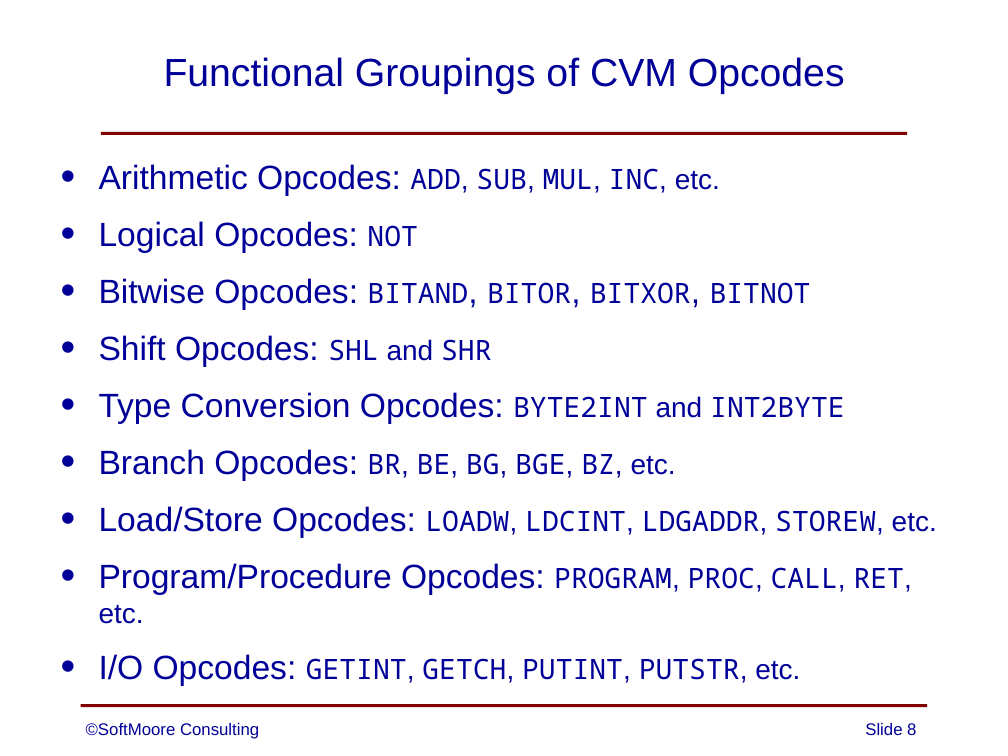
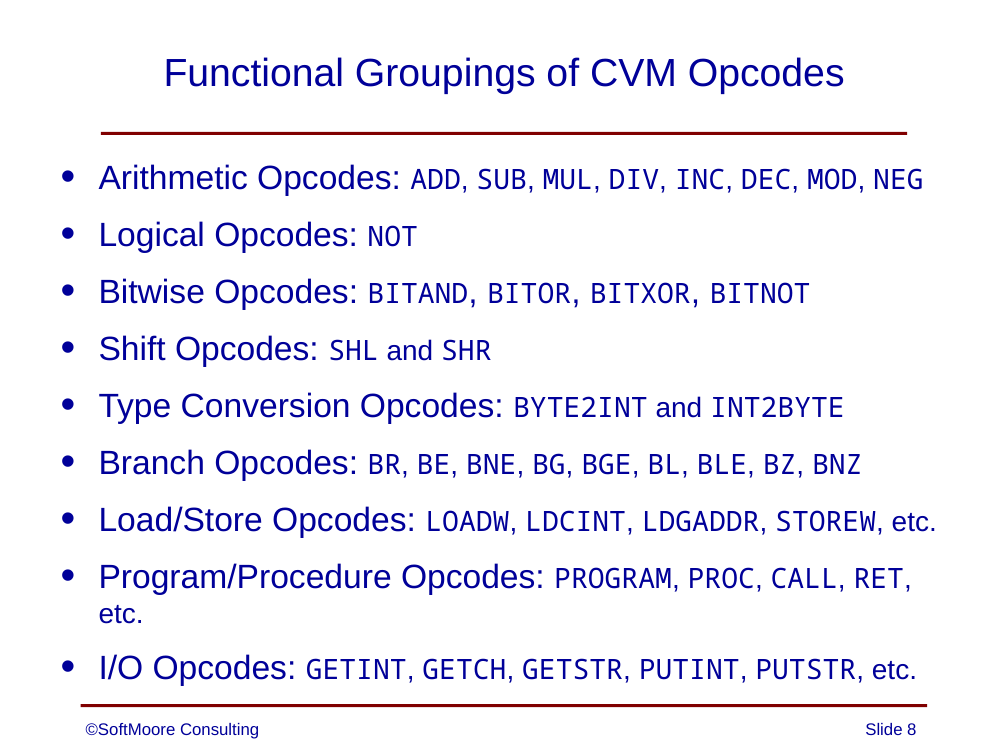
Before and after one commit to SoftMoore/CPRL-Java-4th, a slide deck: slide 8 of PowerPoints/10 - CVM.pptx. Drawn at 1008x756 pixels with LibreOffice and Linux fonts; fonts in the diff are those of the drawing. Boxes give left, top, right and bottom in pixels: in the first picture for what was removed or moved away, otherwise in the second. Text is boxed around its words. In the diff, an @@ line names an element or a change of style, - is before the commit and + after.

```diff
--- a/PowerPoints/10 - CVM.pptx
+++ b/PowerPoints/10 - CVM.pptx
@@ text at [99,164,923,196]: text changed @@
-• Arithmetic Opcodes: ADD, SUB, MUL, INC, etc.
+• Arithmetic Opcodes: ADD, SUB, MUL, DIV, INC, DEC, MOD, NEG
@@ text at [99,449,862,481]: text changed @@
-• Branch Opcodes: BR, BE, BG, BGE, BZ, etc.
+• Branch Opcodes: BR, BE, BNE, BG, BGE, BL, BLE, BZ, BNZ
@@ text at [99,654,917,686]: text changed @@
-• I/O Opcodes: GETINT, GETCH, PUTINT, PUTSTR, etc.
+• I/O Opcodes: GETINT, GETCH, GETSTR, PUTINT, PUTSTR, etc.
```
Also in this commit, not shown: 1 other slide changed.
